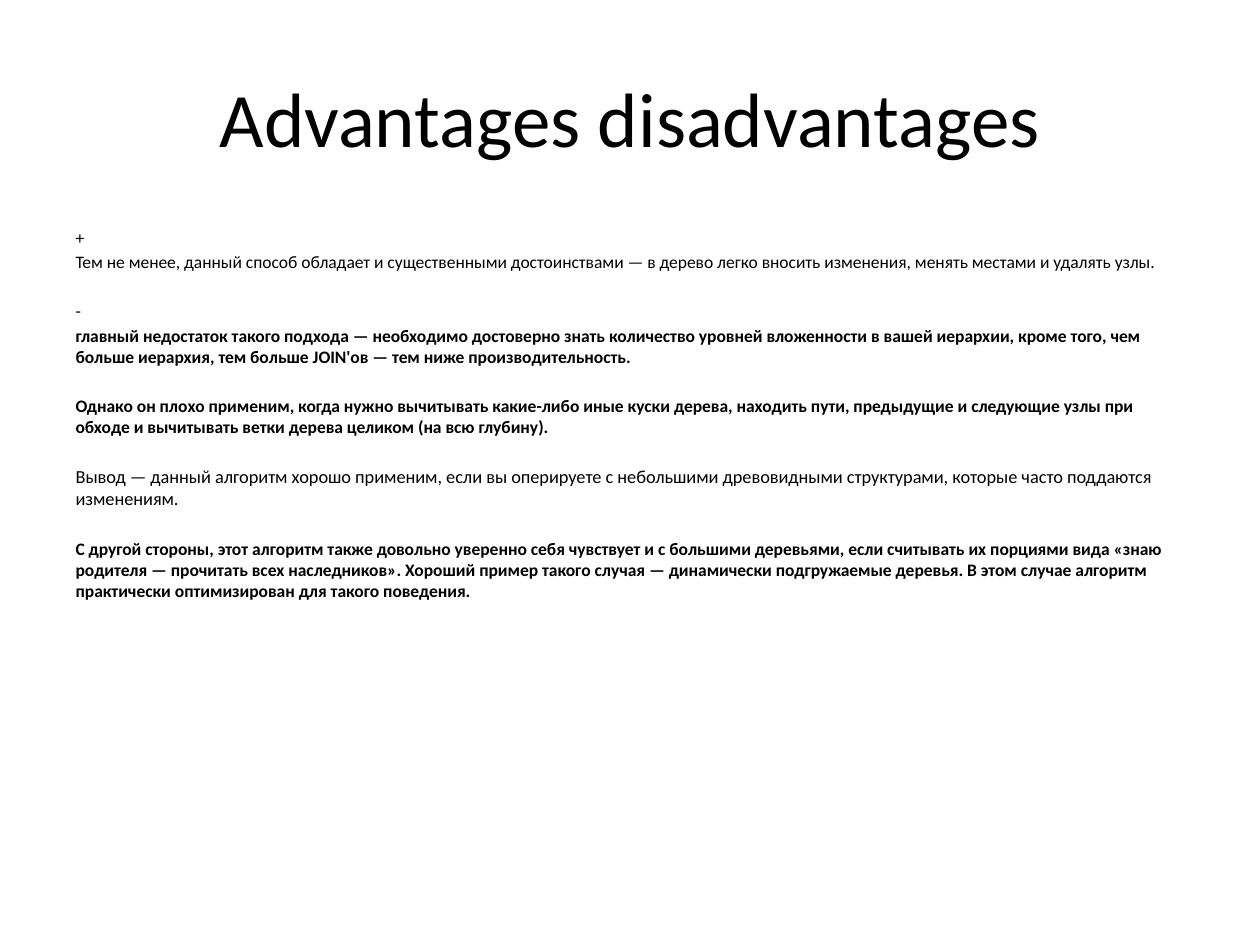
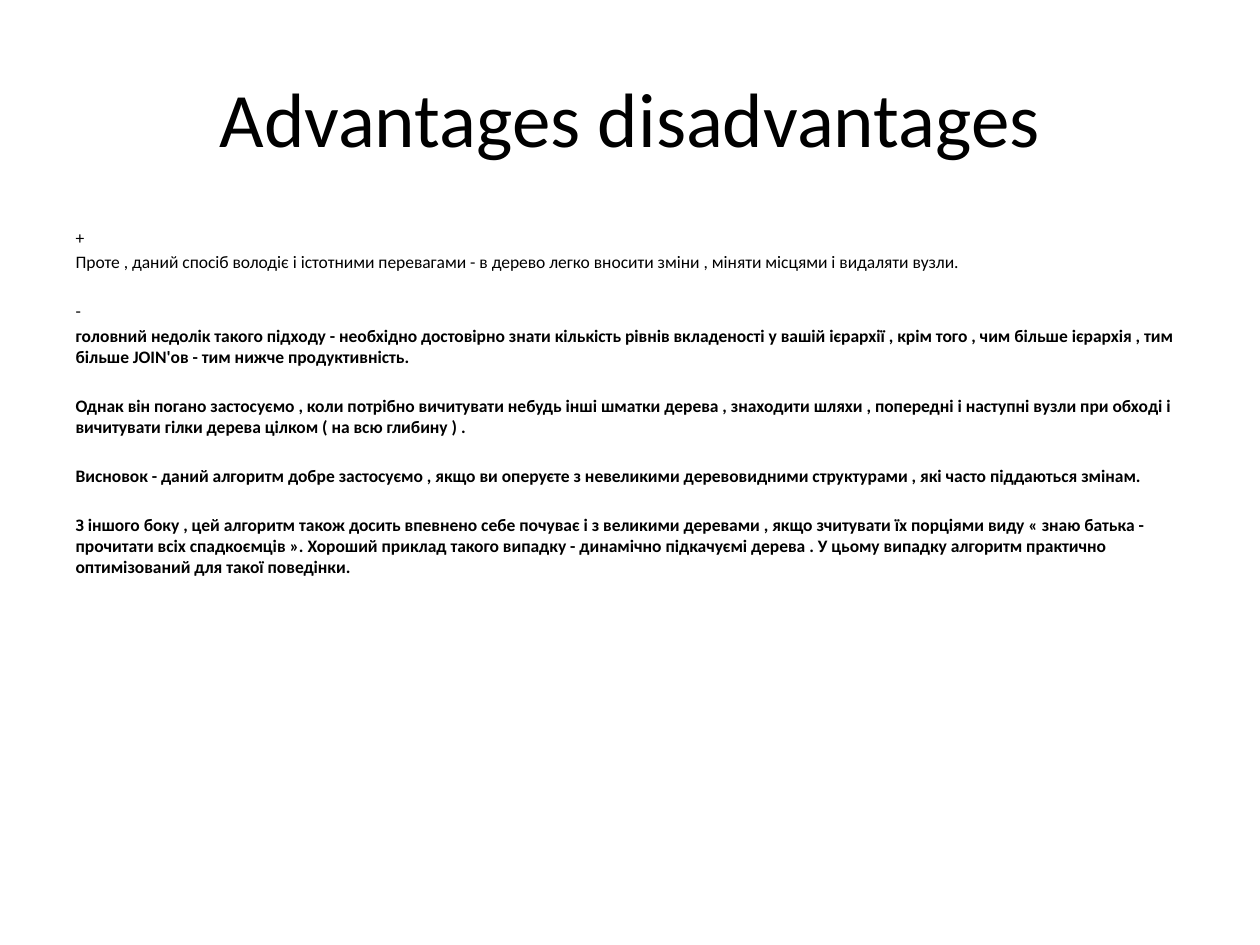
Before and after one commit to yuriy-yakubskiy/hierarchical-data-structures, a slide deck: slide 7 of PresentationTree.pptx. Drawn at 1260x945 pixels with LibreOffice and Linux fonts; fonts in the diff are those of the drawing. Boxes give left, top, right and bottom in pixels: in the first picture for what was removed or moved away, otherwise in the second. Text is boxed around its words. In the diff, an @@ line names an element or a change of style, - is before the commit and + after.

```diff
--- a/PresentationTree.pptx
+++ b/PresentationTree.pptx
@@ text at bbox=[76, 256, 959, 271]: text changed @@
-Тем не менее, данный способ обладает и существенными достоинствами — в дерево легко вносить изменения, менять местами и удалять узлы.
+Проте , даний спосіб володіє і істотними перевагами - в дерево легко вносити зміни , міняти місцями і видаляти вузли.
@@ text at bbox=[76, 329, 1173, 576]: text changed @@
-главный недостаток такого подхода — необходимо достоверно знать количество уровней вложенности в вашей иерархии, кроме того, чем больше иерархия, тем больше JOIN'ов — тем ниже производительность.
-Однако он плохо применим, когда нужно вычитывать какие-либо иные куски дерева, находить пути, предыдущие и следующие узлы при обходе и вычитывать ветки дерева целиком (на всю глубину).
-Вывод — данный алгоритм хорошо применим, если вы оперируете с небольшими древовидными структурами, которые часто поддаются изменениям.
-С другой стороны, этот алгоритм также довольно уверенно себя чувствует и с большими деревьями, если считывать их порциями вида «знаю родителя — прочитать всех наследников». Хороший пример такого случая — динамически подгружаемые деревья. В этом случае алгоритм практически оптимизирован для такого поведения.
+головний недолік такого підходу - необхідно достовірно знати кількість рівнів вкладеності у вашій ієрархії , крім того , чим більше ієрархія , тим більше JOIN'ов - тим нижче продуктивність.
+Однак він погано застосуємо , коли потрібно вичитувати небудь інші шматки дерева , знаходити шляхи , попередні і наступні вузли при обході і вичитувати гілки дерева цілком ( на всю глибину ) .
+Висновок - даний алгоритм добре застосуємо , якщо ви оперуєте з невеликими деревовидними структурами , які часто піддаються змінам.
+З іншого боку , цей алгоритм також досить впевнено себе почуває і з великими деревами , якщо зчитувати їх порціями виду « знаю батька - прочитати всіх спадкоємців ». Хороший приклад такого випадку - динамічно підкачуємі дерева . У цьому випадку алгоритм практично оптимізований для такої поведінки.
```
Also in this commit, not shown: 2 other slides changed, 1 slide added.
